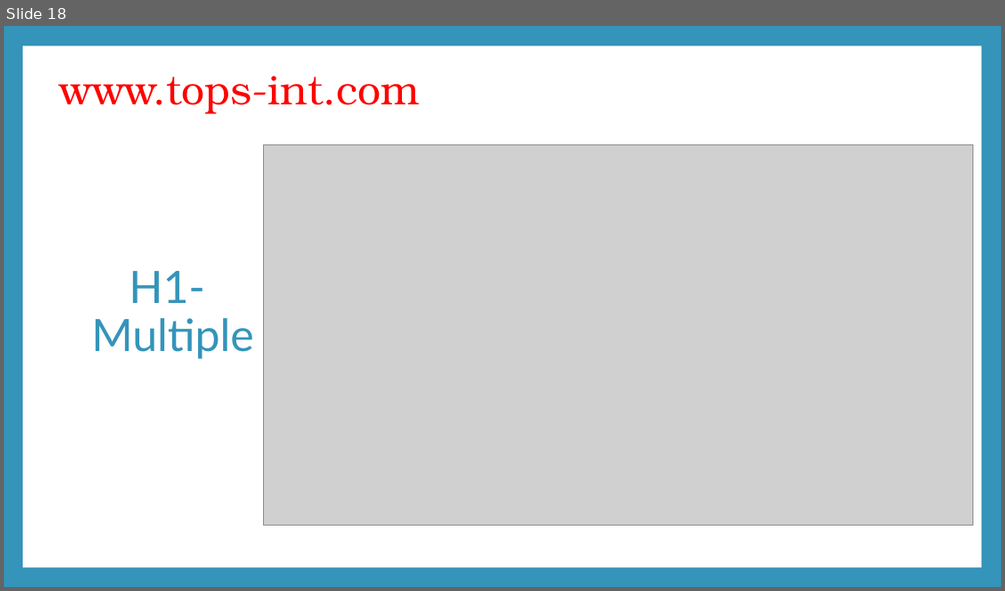
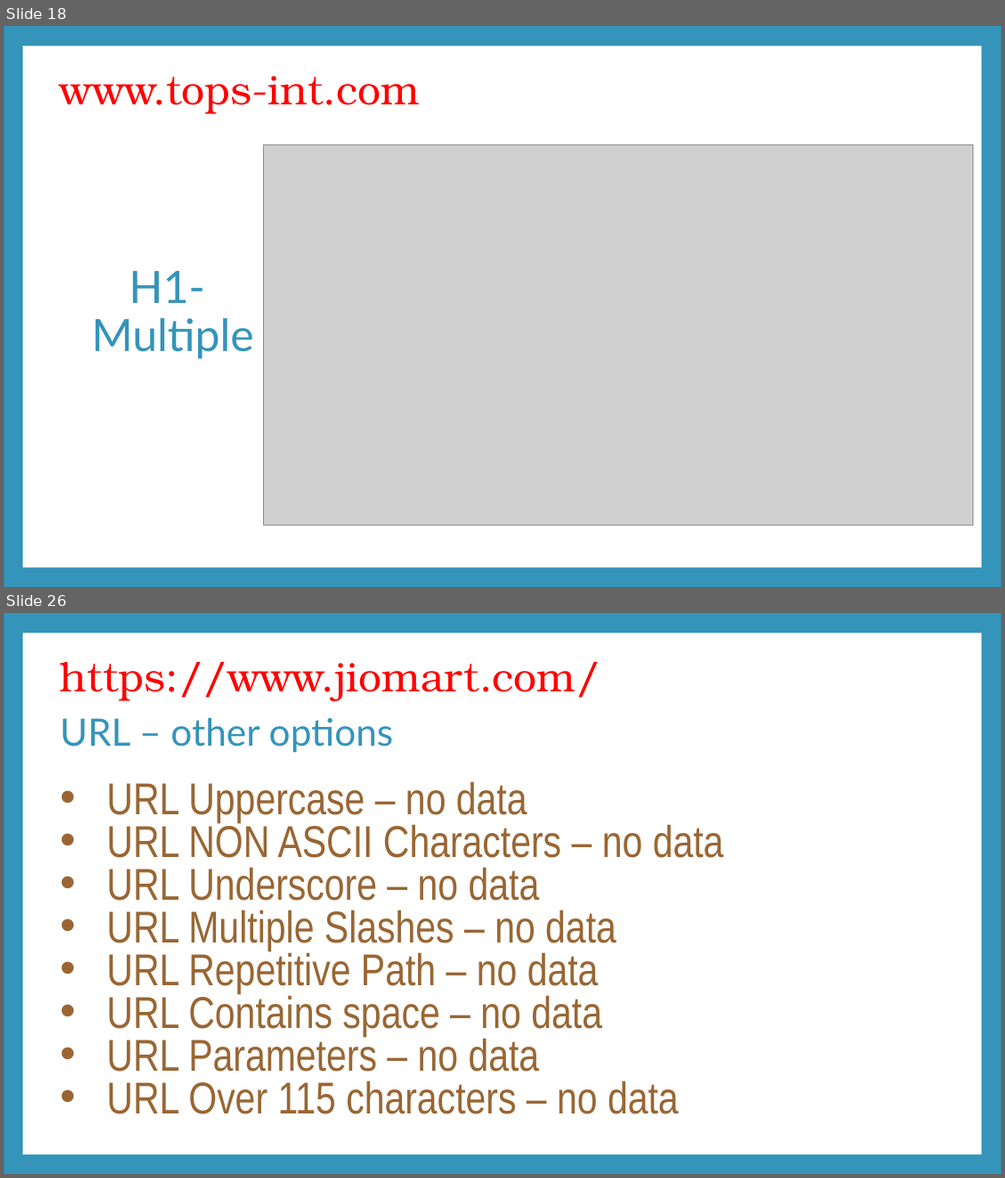
Before and after one commit to Resh-Digi/Resh-DM-Task, a slide deck: SCREAMING FROG.pptx. Shown one above the other, each under a label of ours: slide 18 before the commit, slides 18 and 26 after it; the slides between them are not shown. The pictures are 1005x591 and 1005x1178 pixels, drawn with LibreOffice and Linux fonts; fonts in the diff are those of the drawing; grey boxes stand for pictures. Boxes give left, top, right and bottom in pixels: in the first picture for what was removed or moved away, otherwise in the second. Text is boxed around its words. In the diff, an @@ line names an element or a change of style, - is before the commit and + after.

Commit message:
Modified

```diff
--- a/SCREAMING FROG.pptx
+++ b/SCREAMING FROG.pptx
@@ slide 26 added at [4,613,1001,1174], background #3494BA; not listed: 1 template element that a slide beside it also shows @@
@@ title added at [60,662,600,701], 39.6 pt, text #FF0000 @@
+https://www.jiomart.com/
@@ text added at [60,717,394,753], 36.3 pt, text #3494BA @@
+URL – other options
@@ text added at [106,781,724,1114], 42.9 pt, text #996633 @@
+• URL Uppercase – no data
+• URL NON ASCII Characters – no data
+• URL Underscore – no data
+• URL Multiple Slashes – no data
+• URL Repetitive Path – no data
+• URL Contains space – no data
+• URL Parameters – no data
+• URL Over 115 characters – no data
```
Also in this commit, not shown: 1 slide changed, 10 other slides added.
